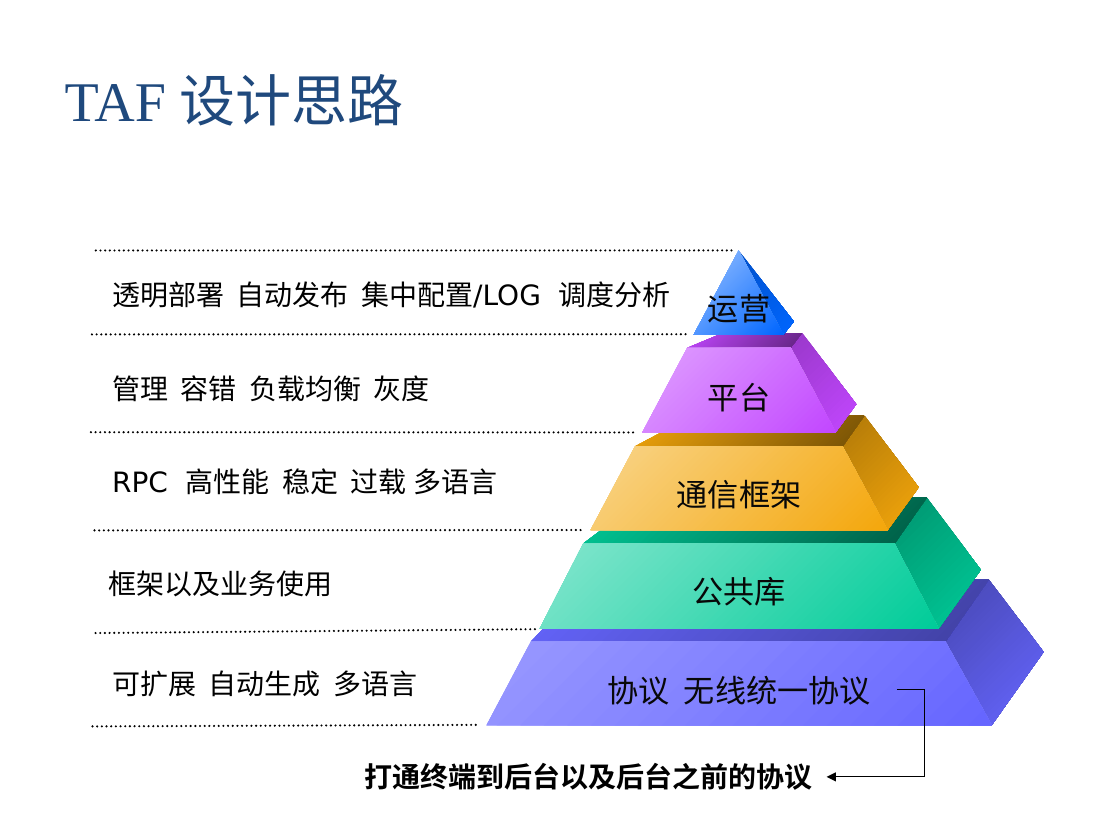
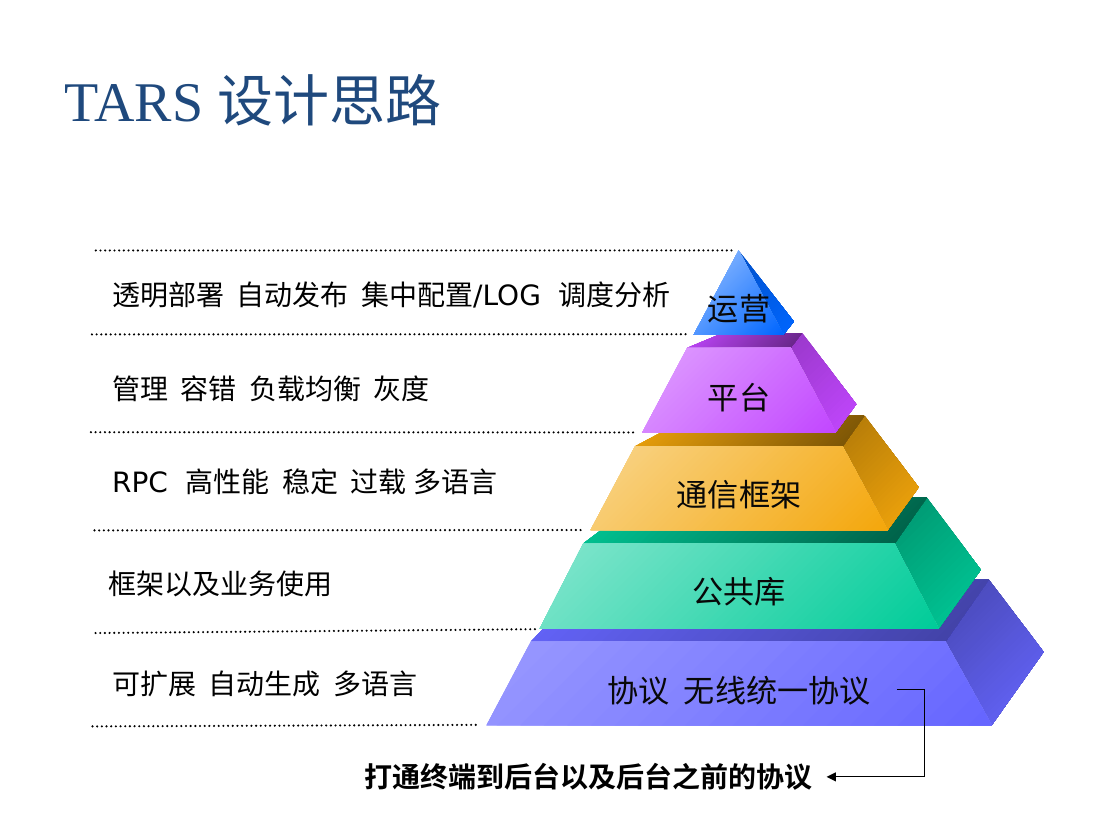
Before and after one commit to TarsCloud/TarsDocs, a slide deck: slide 5 of ppt/TARS.pptx. Drawn at 1120x840 pixels with LibreOffice and Linux fonts; fonts in the diff are those of the drawing. Boxes give left, top, right and bottom in pixels: in the first picture for what was removed or moved away, otherwise in the second. Text is boxed around its words. In the diff, an @@ line names an element or a change of style, - is before the commit and + after.

Commit message:
fix ppt

```diff
--- a/ppt/TARS.pptx
+++ b/ppt/TARS.pptx
@@ text at [65, 74, 441, 126]: text changed @@
-TAF 设计思路
+TARS 设计思路
```
Also in this commit, not shown: 1 other slide changed.
